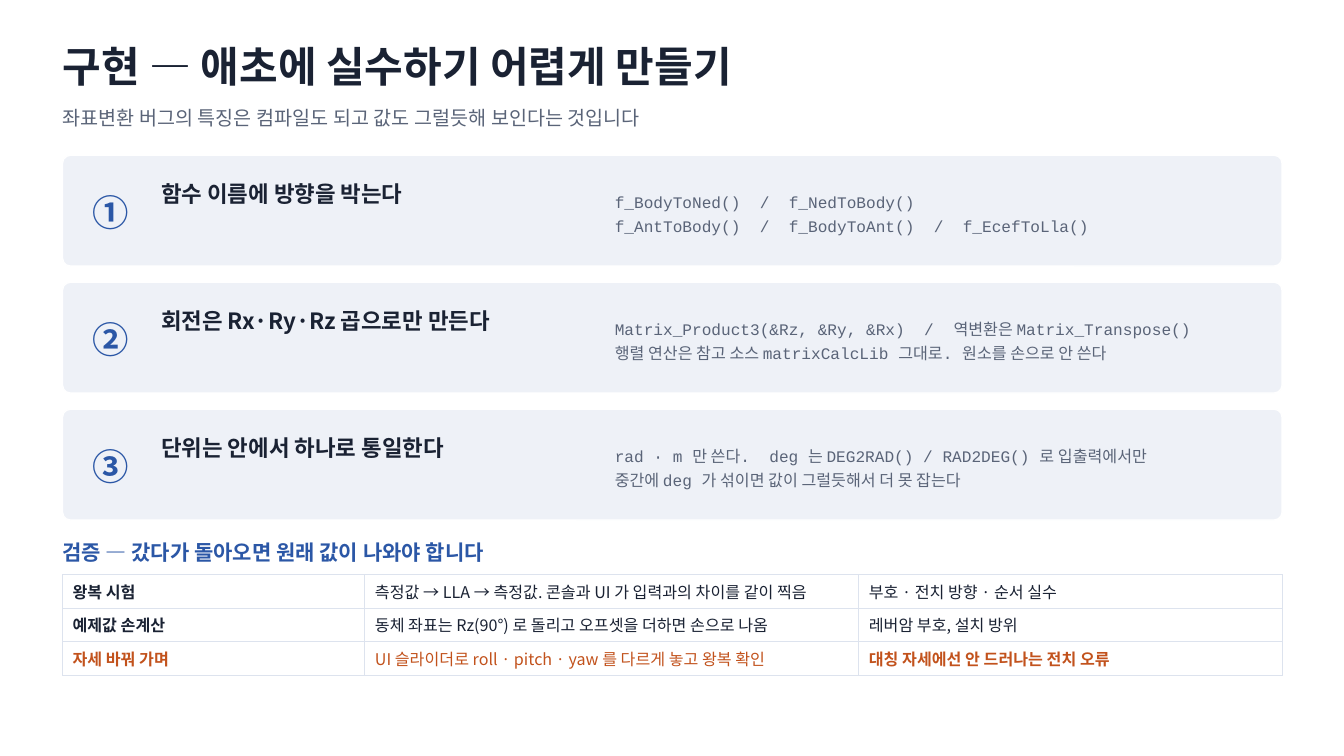
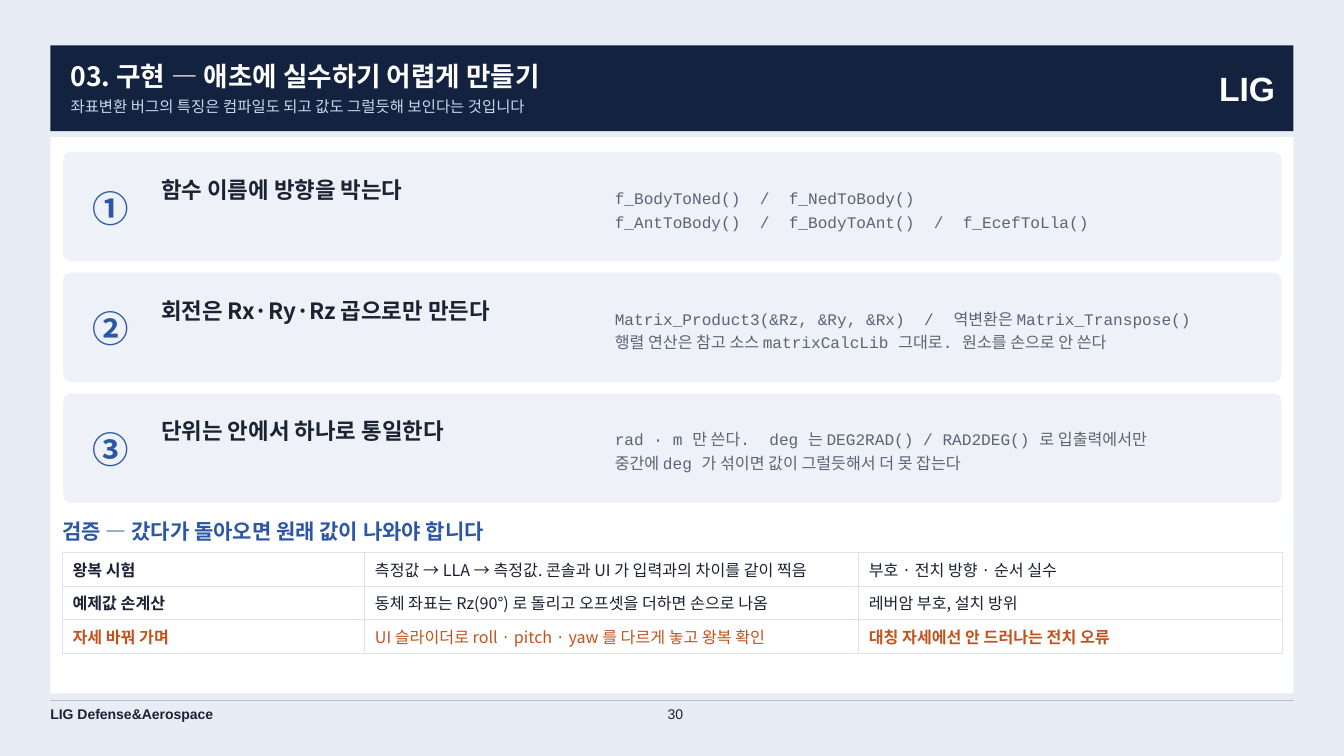
Before and after one commit to harley-hwan/IpcProc, a slide deck: slide 30 of Part2_CoordFrames/ref/산출물/Chapter2_coordinate_systems.pptx. Drawn at 1344x756 pixels with LibreOffice and Linux fonts; fonts in the diff are those of the drawing. Boxes give left, top, right and bottom in pixels: in the first picture for what was removed or moved away, otherwise in the second. Text is boxed around its words. In the diff, an @@ line names an element or a change of style, - is before the commit and + after.

```diff
--- a/Part2_CoordFrames/ref/산출물/Chapter2_coordinate_systems.pptx
+++ b/Part2_CoordFrames/ref/산출물/Chapter2_coordinate_systems.pptx
@@ background #FFFFFF to #E8EDF5 @@
@@ rectangle added at (50,45,1294,131), fill #13233F @@
@@ text removed at (62,46,732,86) @@
-구현 — 애초에 실수하기 어렵게 만들기
@@ text "03. 구현 — 애초에 실수하기 ...": place and size @@
-text "03. 구현 — 애초에 실수하기 ..." at (62,108,640,127)
+text "03. 구현 — 애초에 실수하기 ..." at (71,63,539,114)
@@ text at (71,63,539,89): paragraph added @@
+03. 구현 — 애초에 실수하기 어렵게 만들기
@@ text added at (1219,77,1275,102), 24 pt, text #FFFFFF, bold @@
+LIG
@@ text at (71,99,525,114): size 14 to 11 pt, text colour #5A6478 to #C9D6EC in "좌표변환 버그의 특징은 컴파일도 되고 값도 그럴듯해 ..."; line spacing 1 to 14pt @@
@@ rectangle added at (50,137,1294,694), fill #FFFFFF @@
@@ 3 texts, 1 rounded rectangle: place and size @@
-3 texts, 1 rounded rectangle at (63,155,1282,266)
+3 texts, 1 rounded rectangle at (63,151,1282,262)
@@ 3 texts, 1 rounded rectangle: place and size @@
-3 texts, 1 rounded rectangle at (63,282,1282,393)
+3 texts, 1 rounded rectangle at (63,272,1282,383)
@@ 3 texts, 1 rounded rectangle: place and size @@
-3 texts, 1 rounded rectangle at (63,409,1282,520)
+3 texts, 1 rounded rectangle at (63,393,1282,504)
@@ text "검증 — 갔다가 돌아오면 원래 ...": place and size @@
-text "검증 — 갔다가 돌아오면 원래 ..." at (62,542,484,562)
+text "검증 — 갔다가 돌아오면 원래 ..." at (62,521,484,541)
@@ table: place and size @@
-table at (63,575,1282,673)
+table at (63,553,1282,651)
@@ line added from (50, 701) to (1294, 701), #B9C0CC 0.75 pt @@
@@ text added at (50,709,213,722), 10 pt, text #1A2233, bold @@
+LIG Defense&Aerospace
@@ page number added at (668,709,684,719), 10 pt, text #1A2233 @@
+30
```
Also in this commit, not shown: 34 other slides changed, 9 other files.
